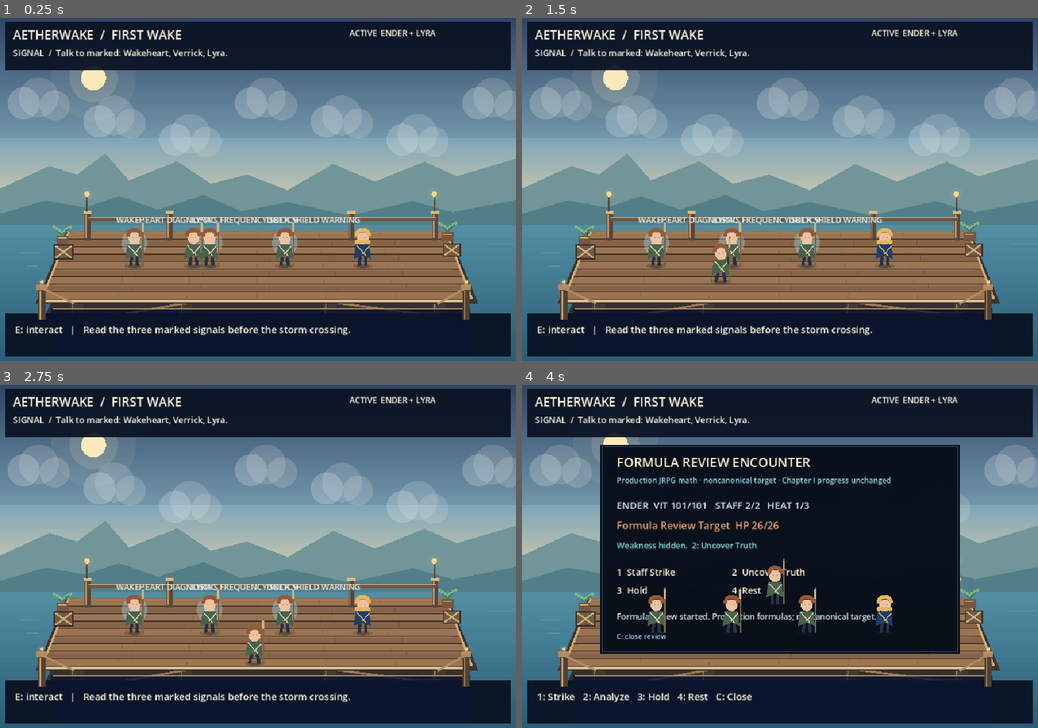
Above: before the commit, frames 1-4 (two rows, left to right).
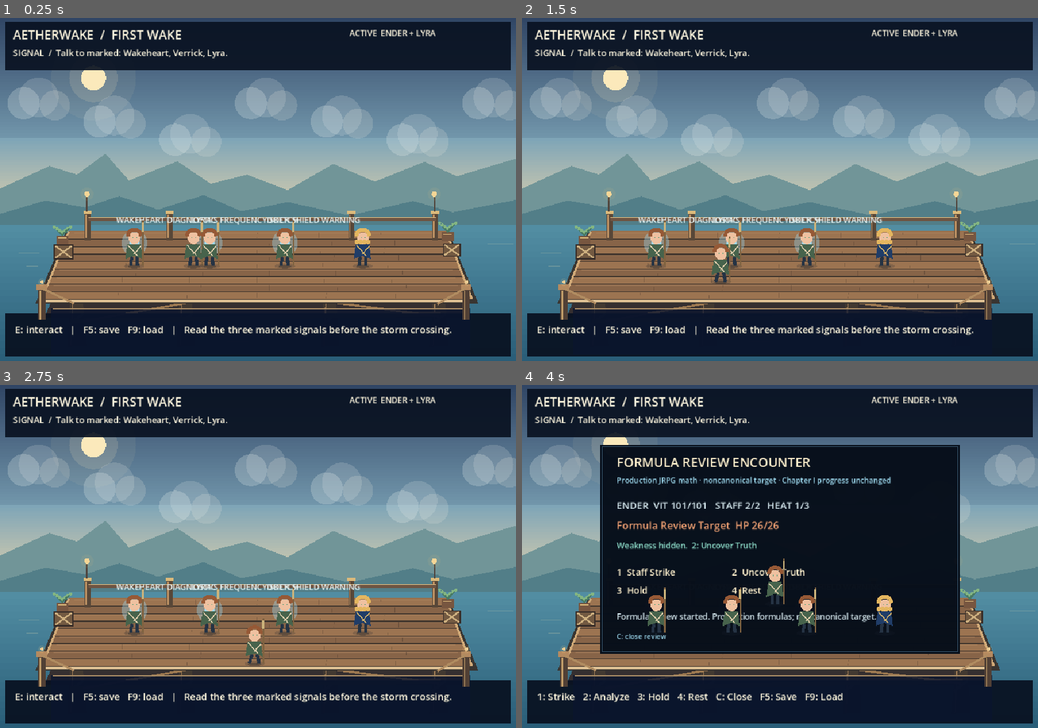
Above: after the commit, the same moments.

Repository: ndrorchestration/ToSailaStarrySky-jrpg
Game: Godot game, scene res://scenes/first_wake_chapter1_player_preview.tscn
Two runs of this game, one before a commit and one after it. Both use one fixed random seed, a clock stepped at 60 frames per second and the inputs below.
Inputs:
- Up to frame 1 (0.25 s): no input
- Up to frame 2 (1.5 s): tap Enter at 0.5 s; hold Right (ui_right) 0.53-1.28 s; tap 1 (aetherwake_ch1_choice_a) at 0.6 s; tap Space at 1.25 s; hold Down (ui_down) from 1.28 s (still down); tap 2 (aetherwake_ch1_choice_b) at 1.35 s
- Up to frame 3 (2.75 s): tap Enter at 2 s; release Down (ui_down) at 2.03 s; hold Right (ui_right) from 2.03 s (still down); tap 3 (aetherwake_ch1_choice_c) at 2.1 s
- Up to frame 4 (4 s): release Right (ui_right) at 2.78 s; hold Up (ui_up) 2.78-3.53 s; tap 4 (aetherwake_ch1_combat_rest) at 2.85 s; hold Left (ui_left) from 3.53 s (still down); tap C (aetherwake_ch1_formula_review) at 3.6 s

The runs differ from the first frame. In frame 1, 1.0% of the frame differs, in the area x 16-88%, y 89-93%; in frame 2, 1.0%; in frame 3, 1.0%; in frame 4, 0.2%.

Commit message:
feat(godot): bind fail-closed local save/load to native preview

Diff:
--- a/godot/scripts/first_wake_chapter1_review.gd
+++ b/godot/scripts/first_wake_chapter1_review.gd
@@ -9,6 +9,7 @@
 const Content = preload("res://scripts/first_wake_chapter1_content.gd")
 const DialogueState = preload("res://scripts/first_wake_chapter1_dialogue_state.gd")
 const SaveCodec = preload("res://scripts/first_wake_chapter1_save_codec.gd")
+const SaveStore = preload("res://scripts/first_wake_chapter1_save_store.gd")
 const InputPolicy = preload("res://scripts/first_wake_chapter1_input_policy.gd")
 const FormulaEncounter = preload("res://scripts/first_wake_formula_encounter.gd")
 
@@ -53,6 +54,7 @@
 var review_engine_integration: int = 0
 var resolved_epilogue: Dictionary = {}
 var formula_encounter = FormulaEncounter.new()
+var save_store = SaveStore.new()
 
 func _ready() -> void:
     InputPolicy.ensure_defaults()
@@ -449,6 +451,12 @@
     return best_id
 
 func _unhandled_input(event: InputEvent) -> void:
+    if event.is_action_pressed(InputPolicy.SAVE_PROGRESS):
+        save_progress_to_disk()
+        return
+    if event.is_action_pressed(InputPolicy.LOAD_PROGRESS):
+        load_progress_from_disk()
+        return
     if formula_encounter.active:
         if event.is_action_pressed(InputPolicy.FORMULA_REVIEW):
             close_formula_review()
@@ -517,7 +525,7 @@
     dialogue_speaker.visible = dialogue.open and not formula_encounter.active
     dialogue_body.visible = dialogue.open and not formula_encounter.active
     if formula_encounter.active:
-        hint.text = "%s: Strike   %s: Analyze   %s: Hold   %s: Rest   %s: Close" % [
+        hint.text = "%s: Strike   %s: Analyze   %s: Hold   %s: Rest   %s: Close   F5: Save   F9: Load" % [
             InputPolicy.primary_label(InputPolicy.COMBAT_STRIKE),
             InputPolicy.primary_label(InputPolicy.COMBAT_ANALYZE),
             InputPolicy.primary_label(InputPolicy.COMBAT_HOLD),
@@ -541,7 +549,37 @@
     elif chapter.stage_key() == "done":
         hint.text = last_message
     else:
-        hint.text = InputPolicy.primary_label(InputPolicy.INTERACT) + ": interact   |   " + last_message
+        hint.text = InputPolicy.primary_label(InputPolicy.INTERACT) + ": interact   |   F5: save   F9: load   |   " + last_message
+
+func save_progress_to_disk(path: String = SaveStore.DEFAULT_PATH) -> bool:
+    var result := save_store.save_snapshot(export_save_snapshot(), path)
+    if not bool(result.get("ok", false)):
+        last_message = "Save failed: " + str(result.get("error", "unknown error"))
+        _refresh_ui()
+        queue_redraw()
+        return false
+    last_message = "Chapter I progress saved. Dialogue and Formula Review remain transient."
+    _refresh_ui()
+    queue_redraw()
+    return true
+
+func load_progress_from_disk(path: String = SaveStore.DEFAULT_PATH) -> bool:
+    var result := save_store.load_snapshot(path)
+    if not bool(result.get("ok", false)):
+        last_message = "Load failed: no valid Chapter I save found."
+        _refresh_ui()
+        queue_redraw()
+        return false
+    var snapshot: Dictionary = result.get("snapshot", {})
+    if not restore_save_snapshot(snapshot):
+        last_message = "Load failed: saved Chapter I state was rejected."
+        _refresh_ui()
+        queue_redraw()
+        return false
+    last_message = "Chapter I progress loaded" + (" from backup recovery." if bool(result.get("recovered", false)) else ".")
+    _refresh_ui()
+    queue_redraw()
+    return true
 
 func export_save_snapshot() -> Dictionary:
     return SaveCodec.encode(chapter, {
